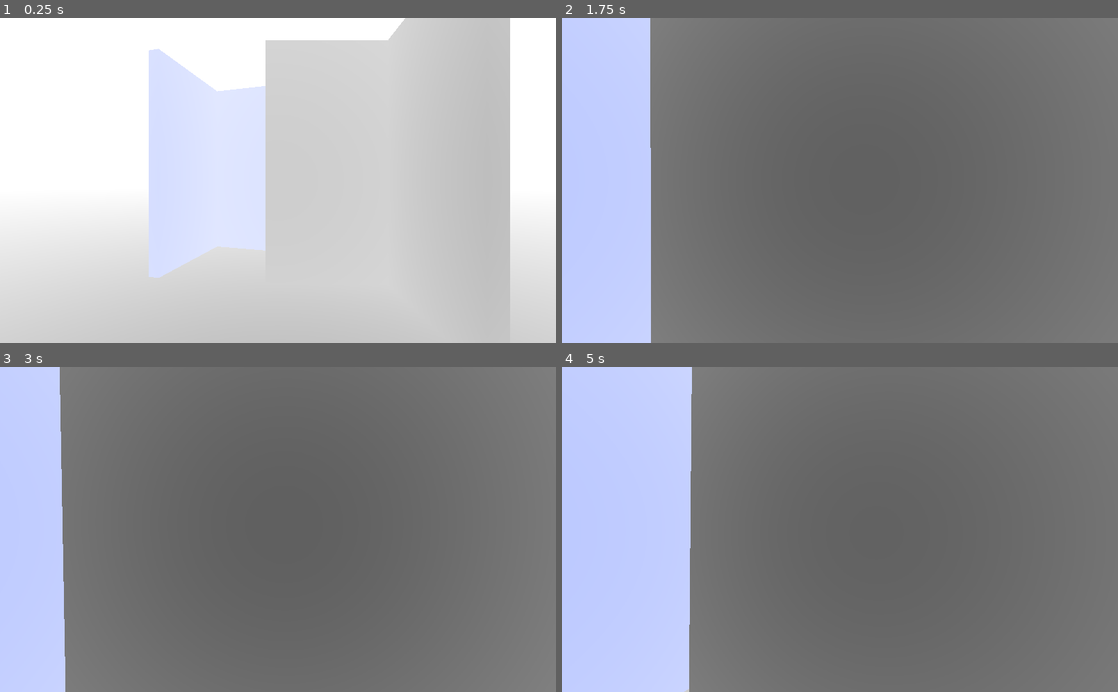
Above: before the commit, frames 1-4 (two rows, left to right).
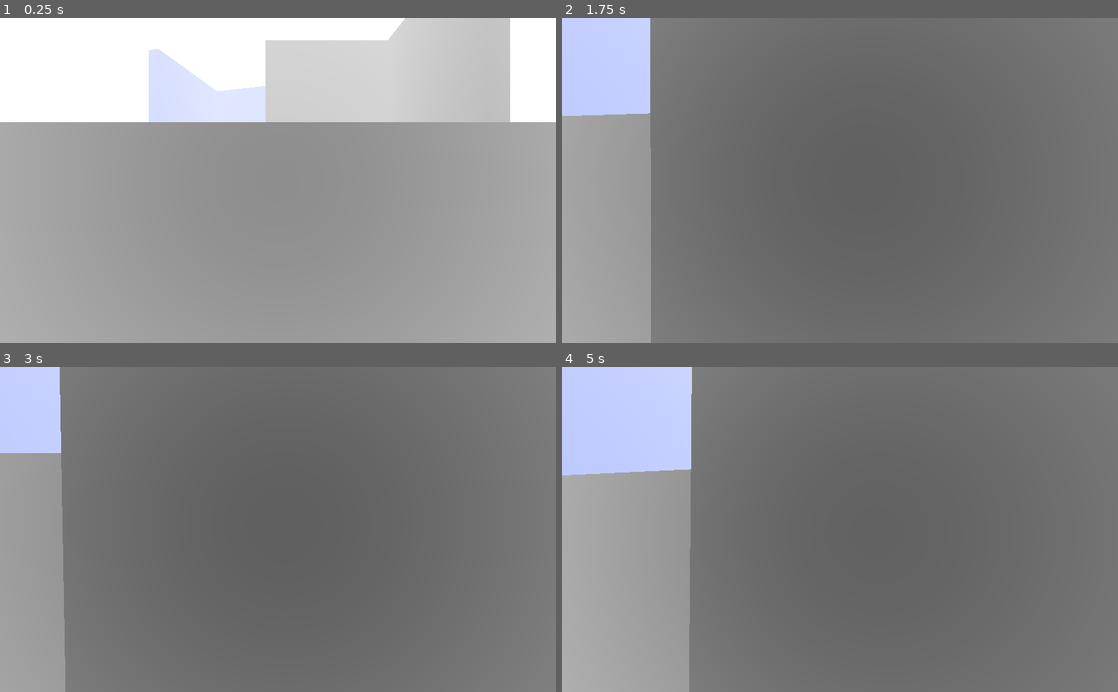
Above: after the commit, the same moments.

Repository: SmBe19/AJ8
Game: Godot game, scene res://scn/Root.tscn
Same seed, same stepped clock (60 frames per second), same inputs: the game is played once before the commit and once after it.
Inputs (mouse positions are in pixels of both pictures, inside the frame that each line leads up to):
- Up to frame 1 (0.25 s): no input
- Up to frame 2 (1.75 s): tap Enter at 0.5 s; move the mouse to (867, 180) at 0.52 s; hold W (move_forward) from 0.53 s (still down); move the mouse to (812, 180) at 1.27 s
- Up to frame 3 (3 s): keep holding W (move_forward); move the mouse to (289, 523) at 2.02 s; move the mouse to (272, 536) at 2.77 s
- Up to frame 4 (5 s): keep holding W (move_forward); move the mouse to (878, 532) at 3.52 s; tap Space at 4.25 s; move the mouse to (795, 526) at 4.27 s

The runs differ from the first frame. In frame 1, 68% of the frame differs, in the area x 0-100%, y 32-100%; in frame 2, 11%; in frame 3, 8.4%; in frame 4, 16%.

Commit message:
WIP blocking

Diff:
--- a/mat/depth.tres
+++ b/mat/depth.tres
@@ -5,3 +5,4 @@
 [resource]
 shader = ExtResource( 1 )
 shader_param/u_col = Color( 0, 0, 0, 1 )
+shader_param/u_far = 5.0
--- a/scn/World.tscn
+++ b/scn/World.tscn
@@ -1,9 +1,10 @@
-[gd_scene load_steps=13 format=2]
+[gd_scene load_steps=14 format=2]
 
 [ext_resource path="res://src/Player.gd" type="Script" id=1]
 [ext_resource path="res://msh/testlvl.obj" type="ArrayMesh" id=2]
 [ext_resource path="res://mat/depth.tres" type="Material" id=3]
 [ext_resource path="res://src/mat_depth.shader" type="Shader" id=4]
+[ext_resource path="res://msh/level_col.obj" type="ArrayMesh" id=5]
 
 [sub_resource type="BoxShape" id=1]
 extents = Vector3( 64, 1, 64 )
@@ -22,6 +23,7 @@
 [sub_resource type="ShaderMaterial" id=8]
 shader = ExtResource( 4 )
 shader_param/u_col = Color( 0, 0.180392, 1, 1 )
+shader_param/u_far = 5.0
 
 [sub_resource type="ConvexPolygonShape" id=6]
 points = PoolVector3Array( 0.727928, -2.01802, -0.765685, 0.727928, 2.01802, -0.765685, 0.730457, -1.98261, -1, 0.73045 …(185 unchanged characters)…
@@ -84,3 +86,9 @@
 [node name="CollisionShape" type="CollisionShape" parent="Wall2"]
 transform = Transform( 0.258819, 0, 0.965926, 0, 1, 0, -0.965926, 0, 0.258819, -1, 2, -5 )
 shape = SubResource( 7 )
+
+[node name="CollisionLvl" type="StaticBody" parent="."]
+
+[node name="level_col" type="MeshInstance" parent="CollisionLvl"]
+mesh = ExtResource( 5 )
+material/0 = ExtResource( 3 )
--- a/src/mat_depth.shader
+++ b/src/mat_depth.shader
@@ -2,6 +2,7 @@
 
 varying vec4 v_pos;
 uniform vec4 u_col : hint_color = vec4(0., 0., 0., 1.);
+uniform float u_far = 5.;
 
 void vertex() {
 	v_pos = (MODELVIEW_MATRIX * vec4(VERTEX, 1.0)).xyzw;
Not shown, added: msh/level_col.mtl
Not shown, added: msh/level_col.obj
Not shown, added: msh/level_col.obj.import
Not shown, added: assetcreation/level_col.blend
Not shown, added: assetcreation/level_col.blend1
